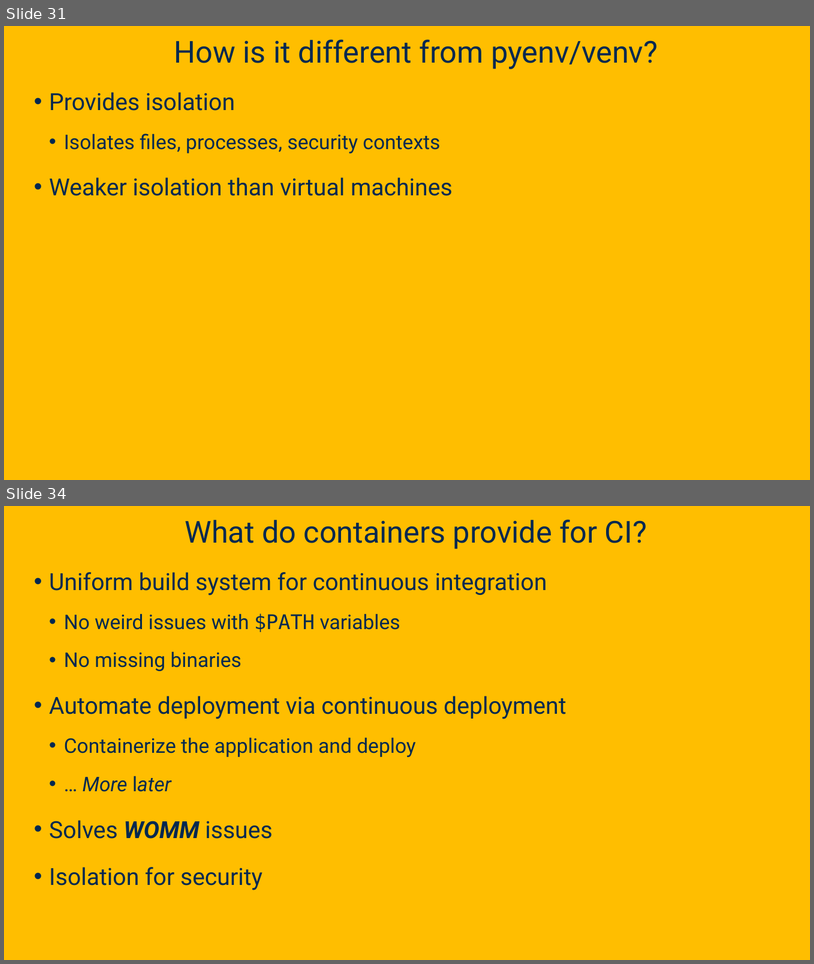
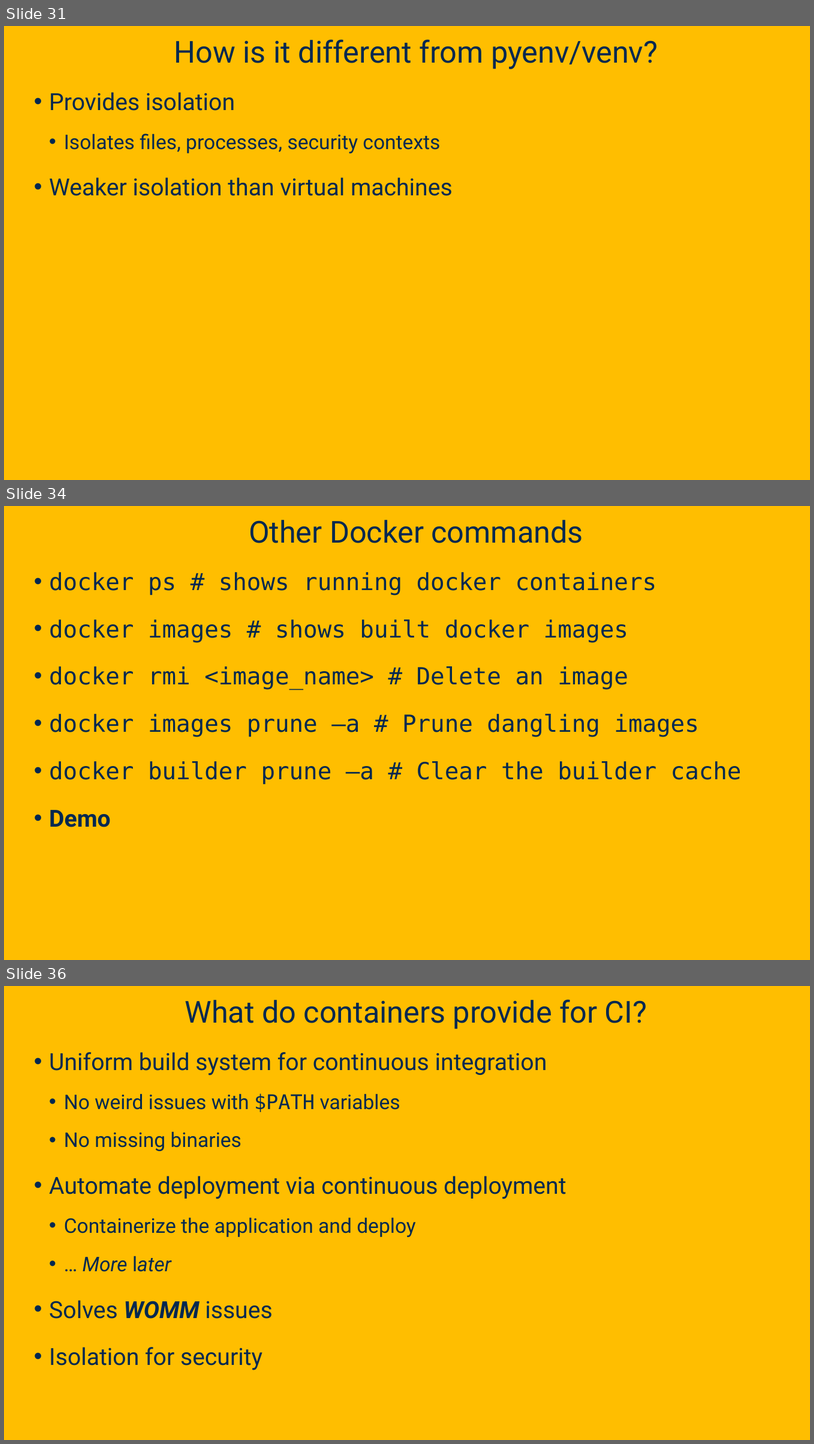
Before and after one commit to davsec-teaching/ecs160-f25, a slide deck: slides/4_unit_testing_mocking_frameworks_CI.pptx. Shown one above the other, each under a label of ours: slides 31 and 34 before the commit, slides 31, 34 and 36 after it; the slides between them are not shown. The pictures are 814x964 and 814x1444 pixels, drawn with LibreOffice and Linux fonts; fonts in the diff are those of the drawing; background and template pictures are left out. Boxes give left, top, right and bottom in pixels: in the first picture for what was removed or moved away, otherwise in the second. Text is boxed around its words. In the diff, an @@ line names an element or a change of style, - is before the commit and + after.

```diff
--- a/slides/4_unit_testing_mocking_frameworks_CI.pptx
+++ b/slides/4_unit_testing_mocking_frameworks_CI.pptx
@@ slide 34 added at [4,506,810,960], background picture (left out) @@
@@ title added at [249,520,584,543], 36 pt, text #022850 @@
+Other Docker commands
@@ text added at [49,572,742,827], 28 pt, text #022850 @@
+• docker ps # shows running docker containers
+• docker images # shows built docker images
+• docker rmi <image_name> # Delete an image
+• docker images prune –a # Prune dangling images
+• docker builder prune –a # Clear the builder cache
+• Demo
@@ what was slide 34 is now slide 36 @@
```
Also in this commit, not shown: 2 slides changed, 1 other slide added.
